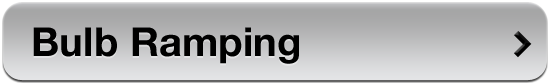
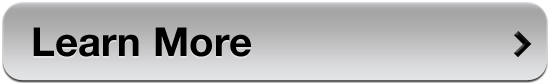
Layered file, before and after one edit (549 x 83). Changes by layer:
painted on "Label" over [40, 27, 299, 64]
